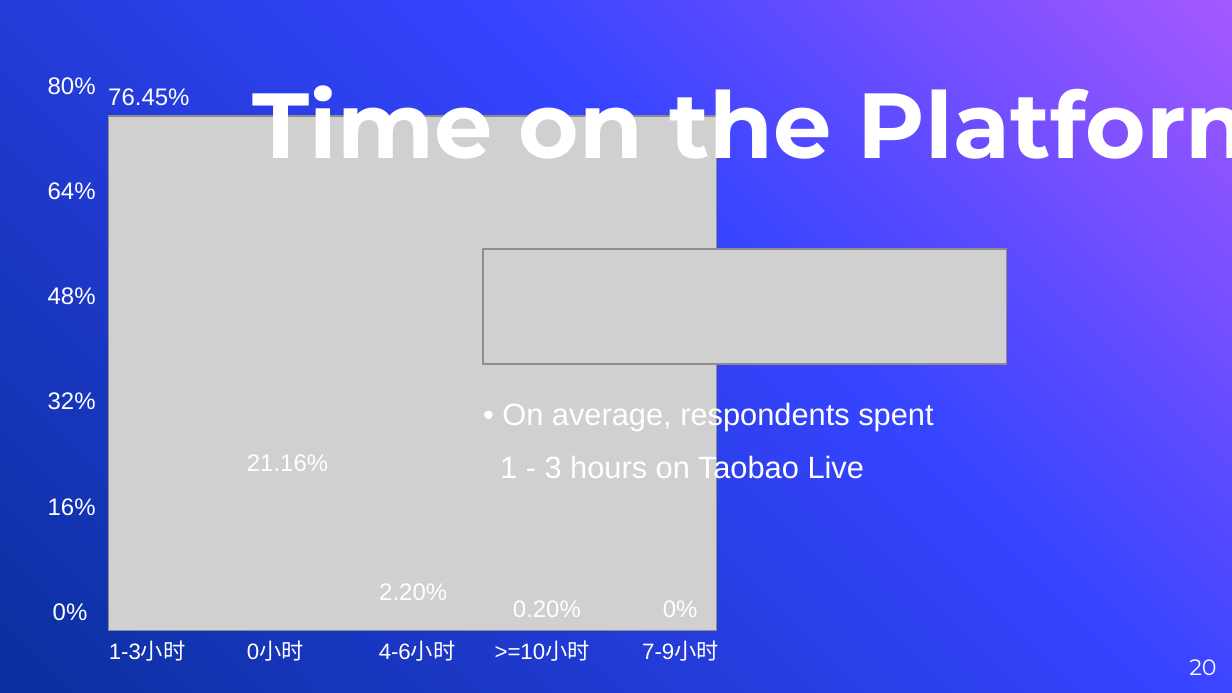
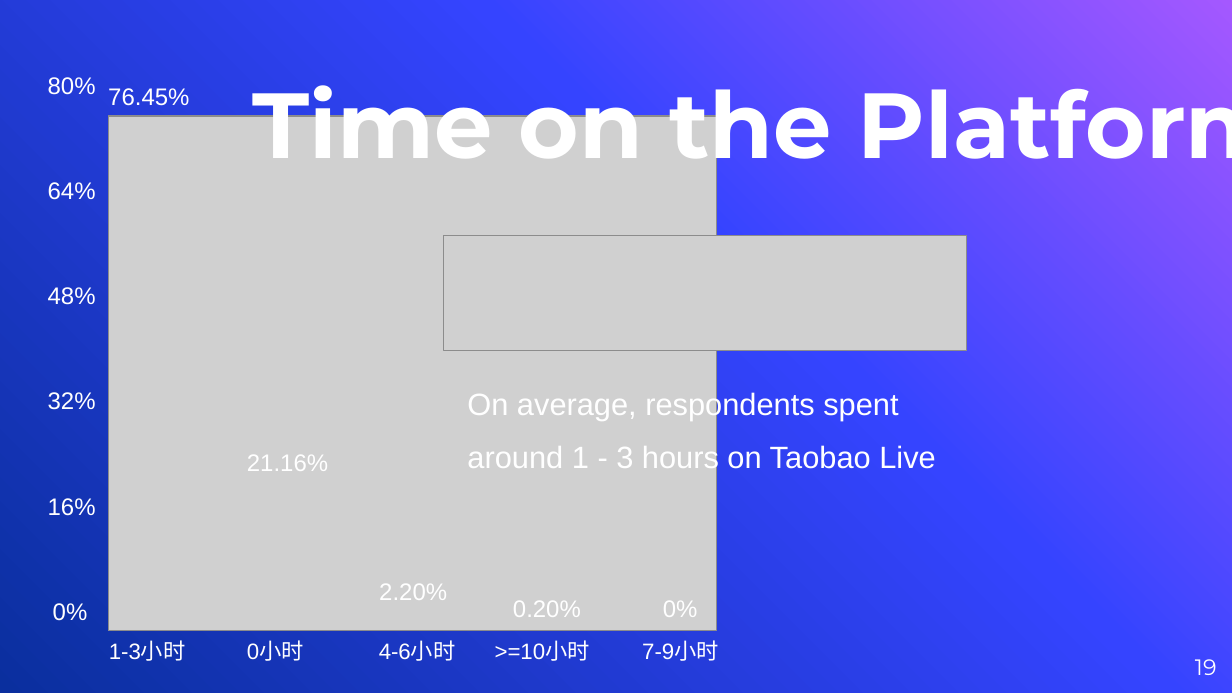
Before and after one commit to vyacheslav-polyakov/thesis, a slide deck: slide 19 of !Defense Slides.pptx (slide 20 before the commit). Drawn at 1232x693 pixels with LibreOffice and Linux fonts; fonts in the diff are those of the drawing; grey boxes stand for pictures. Boxes give left, top, right and bottom in pixels: in the first picture for what was removed or moved away, otherwise in the second. Text is boxed around its words. In the diff, an @@ line names an element or a change of style, - is before the commit and + after.

```diff
--- a/!Defense Slides.pptx
+++ b/!Defense Slides.pptx
@@ picture: place and size @@
-picture at box(483, 249, 1007, 363)
+picture at box(444, 235, 967, 350)
@@ text at box(467, 391, 935, 474): text changed @@
-• On average, respondents spent
-1 - 3 hours on Taobao Live
+On average, respondents spent
+around 1 - 3 hours on Taobao Live
@@ page number at box(1195, 659, 1217, 675): text changed @@
-20
+19
```
Also in this commit, not shown: 5 other slides changed, 3 slides added, 5 other files.
